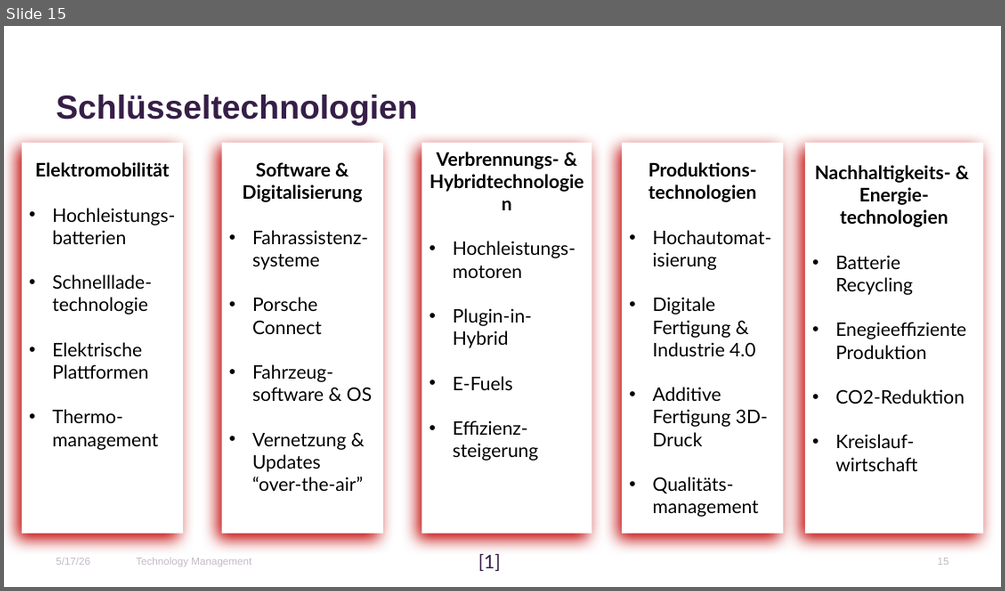
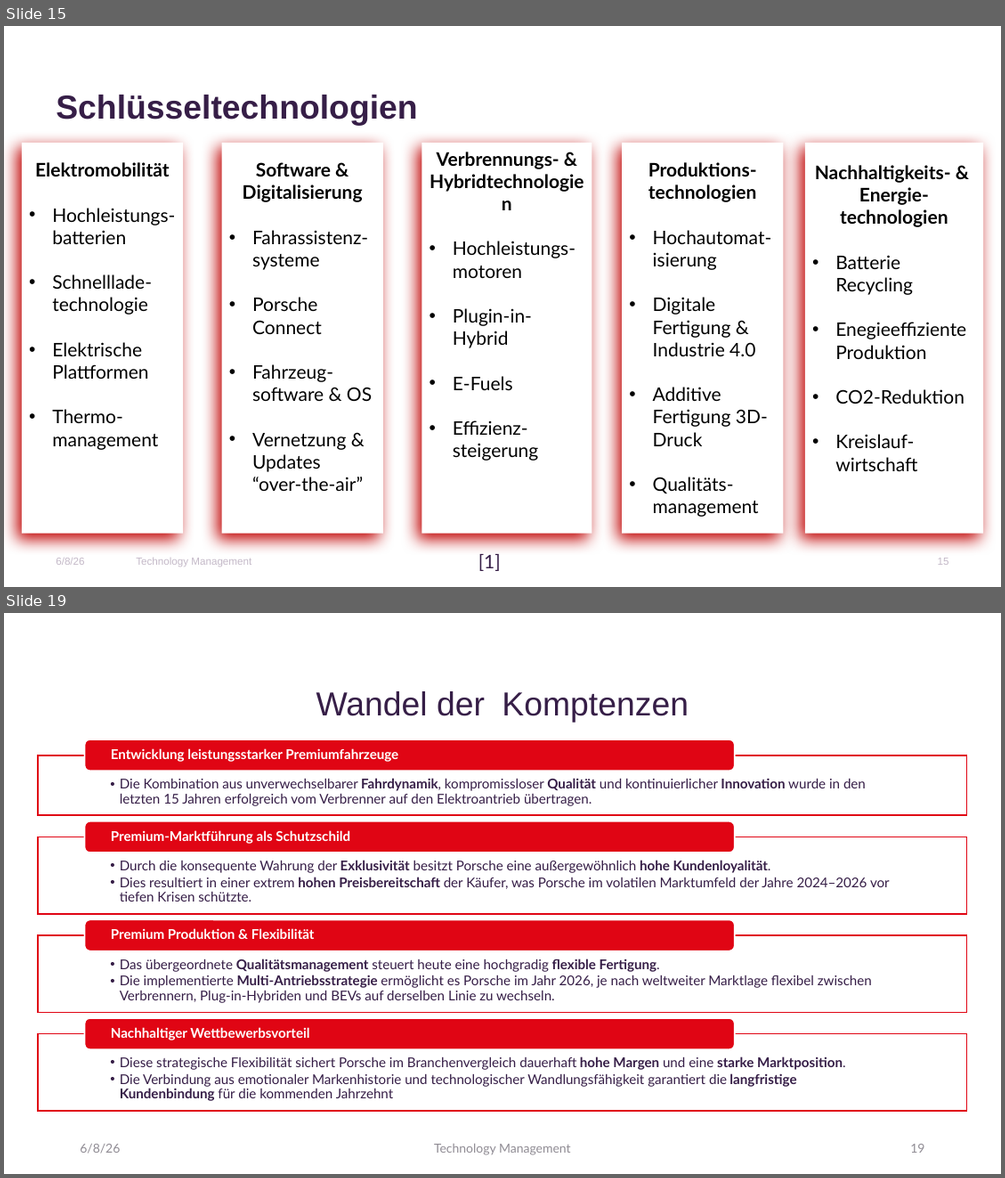
Before and after one commit to Erickk0/Master, a slide deck: 1. Semester/Technology Management/Praktikum/PorscheTechManagement1.pptx. Shown one above the other, each under a label of ours: slide 15 before the commit, slides 15 and 19 after it; the slides between them are not shown. The pictures are 1005x591 and 1005x1178 pixels, drawn with LibreOffice and Linux fonts; fonts in the diff are those of the drawing; background and template pictures are left out. Boxes give left, top, right and bottom in pixels: in the first picture for what was removed or moved away, otherwise in the second. Text is boxed around its words. In the diff, an @@ line names an element or a change of style, - is before the commit and + after.

```diff
--- a/1. Semester/Technology Management/Praktikum/PorscheTechManagement1.pptx
+++ b/1. Semester/Technology Management/Praktikum/PorscheTechManagement1.pptx
@@ slide 19 added at box(4, 613, 1001, 1174), background #FFFFFF @@
@@ title added at box(316, 691, 688, 722), 32 pt, text #361E47 @@
+Wandel der Komptenzen
@@ group added at box(39, 739, 967, 1111): 8 texts, 4 rectangles, 4 rounded rectangles @@
+  • Die Kombination aus unverwechselbarer Fahrdynamik, kompromissloser Qualität und kontinuierlicher Innovation wurde in den letzten 15 Jahren erfolgreich vom Verbrenner auf den Elektroantrieb übertragen.
+Entwicklung leistungsstarker Premiumfahrzeuge
+  • Durch die konsequente Wahrung der Exklusivität besitzt Porsche eine außergewöhnlich hohe Kundenloyalität.
+  • Dies resultiert in einer extrem hohen Preisbereitschaft der Käufer, was Porsche im volatilen Marktumfeld der Jahre 2024–2026 vor tiefen Krisen schützte.
+Premium-Marktführung als Schutzschild
+  • Das übergeordnete Qualitätsmanagement steuert heute eine hochgradig flexible Fertigung.
+  • Die implementierte Multi-Antriebsstrategie ermöglicht es Porsche im Jahr 2026, je nach weltweiter Marktlage flexibel zwischen Verbrennern, Plug-in-Hybriden und BEVs auf derselben Linie zu wechseln.
+Premium Produktion & Flexibilität
+  • Diese strategische Flexibilität sichert Porsche im Branchenvergleich dauerhaft hohe Margen und eine starke Marktposition.
+  • Die Verbindung aus emotionaler Markenhistorie und technologischer Wandlungsfähigkeit garantiert die langfristige Kundenbindung für die kommenden Jahrzehnt
+Nachhaltiger Wettbewerbsvorteil
@@ text added at box(80, 1143, 120, 1153), 12 pt, text #918D95 @@
+6/8/26
@@ text added at box(434, 1143, 571, 1155), 12 pt, text #918D95 @@
+Technology Management
@@ page number added at box(910, 1143, 924, 1152), 12 pt, text #918D95 @@
+19
@@ slide 15 changed as well @@
@@ text at box(56, 557, 84, 564): text changed @@
-5/17/26
+6/8/26
```
Also in this commit, not shown: 15 other slides changed, 5 other slides added, 14 other files.
